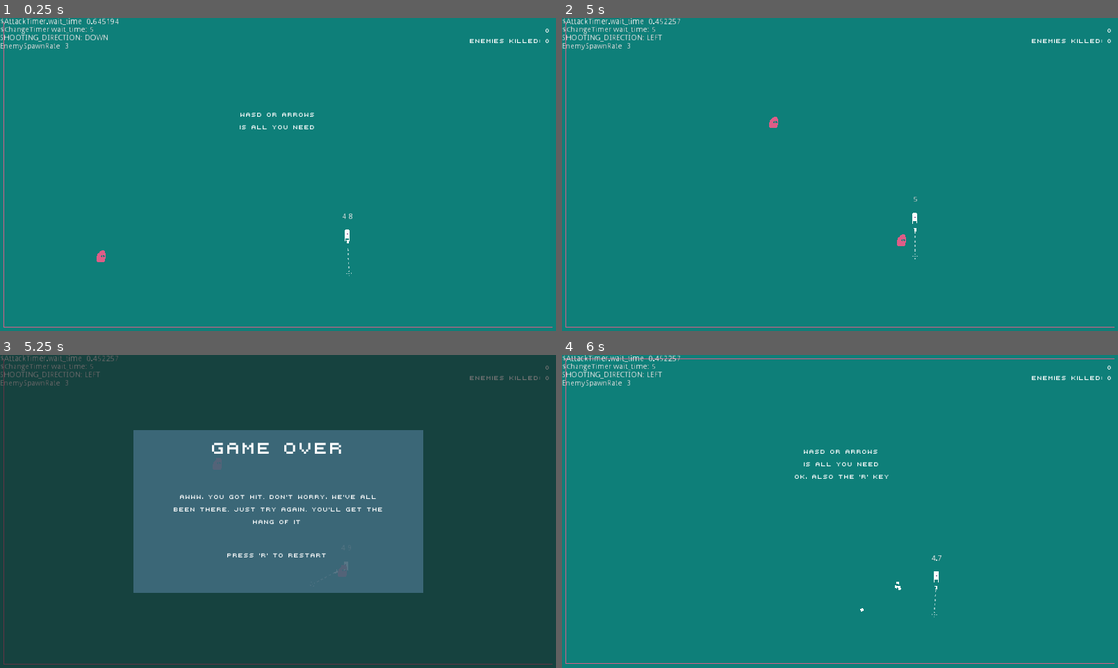
Above: before the commit, frames 1-4 (two rows, left to right).
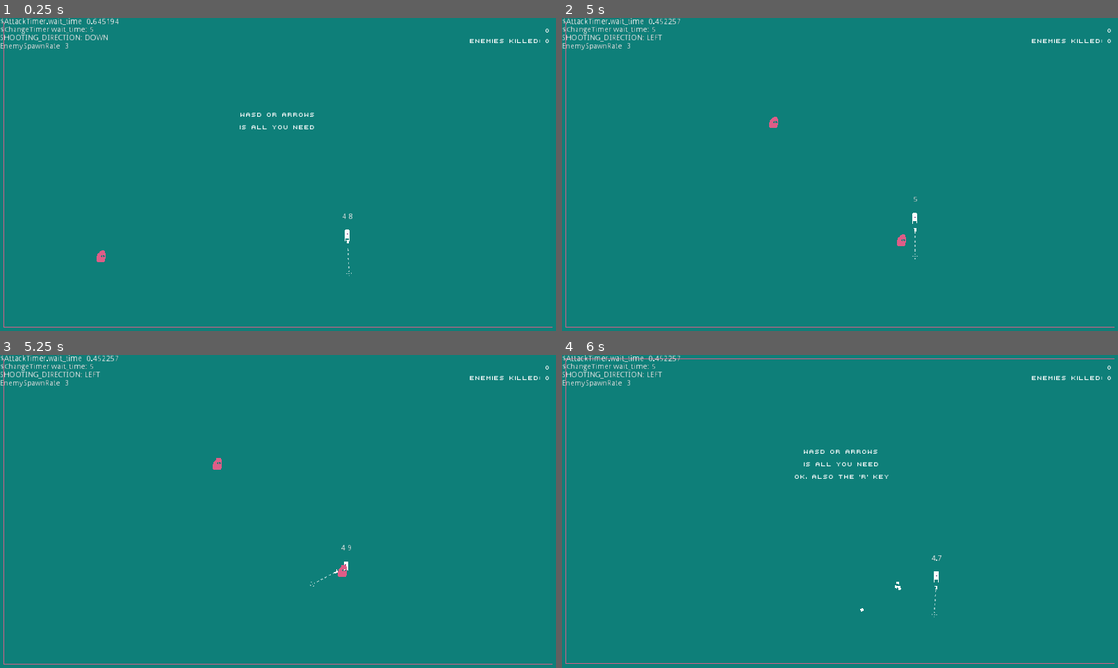
Above: after the commit, the same moments.

Repository: skarnl/gmtk-game-jam
Game: Godot game, scene res://screens/splash.tscn
Same seed, same stepped clock (60 frames per second), same inputs: the game is played once before the commit and once after it. Sound files missing from this copy of the repository are replaced by a short silence.
Inputs:
- Up to frame 1 (0.25 s): no input
- Up to frame 2 (5 s): tap Enter at 0.5 s; hold Right (ui_right) 0.53-1.28 s; tap Space at 1.25 s; hold Down (ui_down) 1.28-2.03 s; hold Right (ui_right) 2.03-2.78 s; hold Up (ui_up) 2.78-3.53 s; hold Left (ui_left) from 3.53 s (still down)
- Up to frame 3 (5.25 s): release Left (ui_left) at 5.03 s; hold Down (ui_down) from 5.03 s (still down)
- Up to frame 4 (6 s): tap R at 5.75 s; release Down (ui_down) at 5.78 s; hold Right (ui_right) from 5.78 s (still down)

Frames 1-2 are identical in both runs. In frame 3, 100% of the frame differs, in the area x 0-100%, y 0-100%; in frame 4, nothing differs.
Error after the commit: Invalid call. Nonexistent function 'show_gameover' in base 'Control'. (res://screens/game/game.gd:166)

Commit message:
Move encouragement to gameover-script

Diff:
--- /dev/null
+++ b/gui/game_over.gd
@@ -0,0 +1,36 @@
+extends Control
+
+
+func _ready():
+	hide()
+
+
+func show_gameover(restart_count):
+	.show()
+
+	$text.text = _get_random_encouragement(restart_count)
+
+func _get_random_encouragement(restart_count):
+	if restart_count == 0:
+		return 'awww, you got hit. Don\'t worry, we\'ve all been there. Just try again. You\'ll get the hang of it'
+	else:
+		var sentences = [
+			'common, is this the best you can do?',
+			'let\'s try that again',
+			'wow, they came out of nowhere',
+			'OMG! This is Out of Control (pun intended)',
+			'next time try to avoid the red blobbly thingies',
+			'one more try?',
+			'i know you can do it! come on!',
+			'let\'s forget about this mistake and try again, shall we?',
+			'more after the break',
+			'no need to cry, we all make mistakes',
+			'not sure what happend there',
+			'uhm ... you know you have to avoid the monsters, right?',
+			'well, let\'s never talk about this misstep',
+			'you almost dodged them! ... almost',
+			'ok ... white thing is you, red thing is bad',
+			]
+		randomize()
+		sentences.shuffle()
+		return sentences.front()
--- a/screens/game/game.gd
+++ b/screens/game/game.gd
@@ -163,38 +163,11 @@
 
 func _show_game_over():
 	$PlayerDie.play()
-	$'../HUD/GameOver/text'.text = _get_random_encouragement()
-	$'../HUD/GameOver'.show()
+	$'../HUD/GameOver'.show_gameover(restart_count)
 
 func _hide_game_over():
-	print("HIDE GAME OVER")
 	$'../HUD/GameOver'.hide()
 
-
-func _get_random_encouragement():
-	if restart_count == 0:
-		return 'awww, you got hit. Don\'t worry, we\'ve all been there. Just try again. You\'ll get the hang of it'
-	else:
-		var sentences = [
-			'common, is this the best you can do?',
-			'let\'s try that again',
-			'wow, they came out of nowhere',
-			'OMG! This is Out of Control (pun intended)',
-			'next time try to avoid the red blobbly thingies',
-			'one more try?',
-			'i know you can do it! come on!',
-			'let\'s forget about this mistake and try again, shall we?',
-			'more after the break',
-			'no need to cry, we all make mistakes',
-			'not sure what happend there',
-			'uhm ... you know you have to avoid the monsters, right?',
-			'well, let\'s never talk about this misstep',
-			'you almost dodged them! ... almost',
-			'ok ... white thing is you, red thing is bad',
-			]
-		randomize()
-		sentences.shuffle()
-		return sentences.front()
 
 func _show_paused_overlay():
 	print("show overlay")
